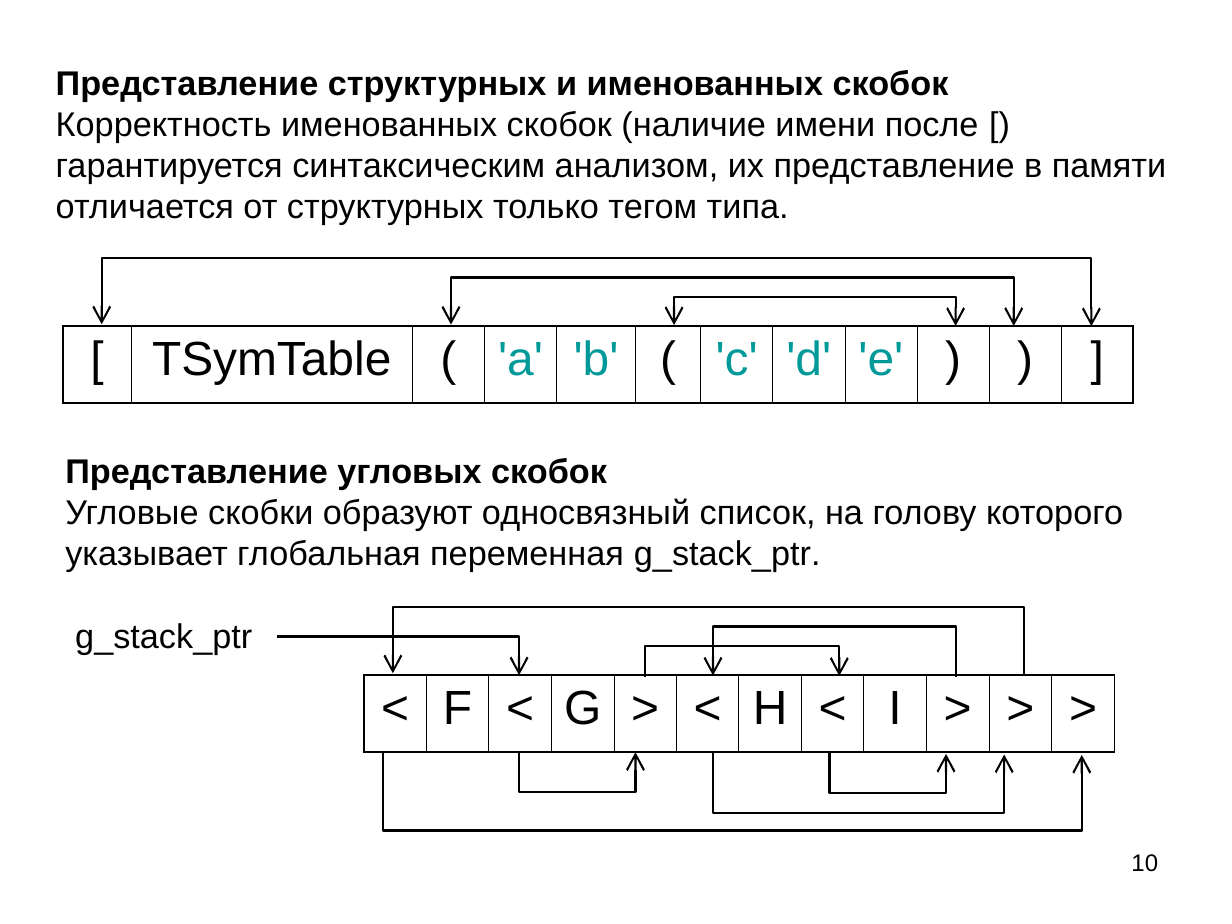
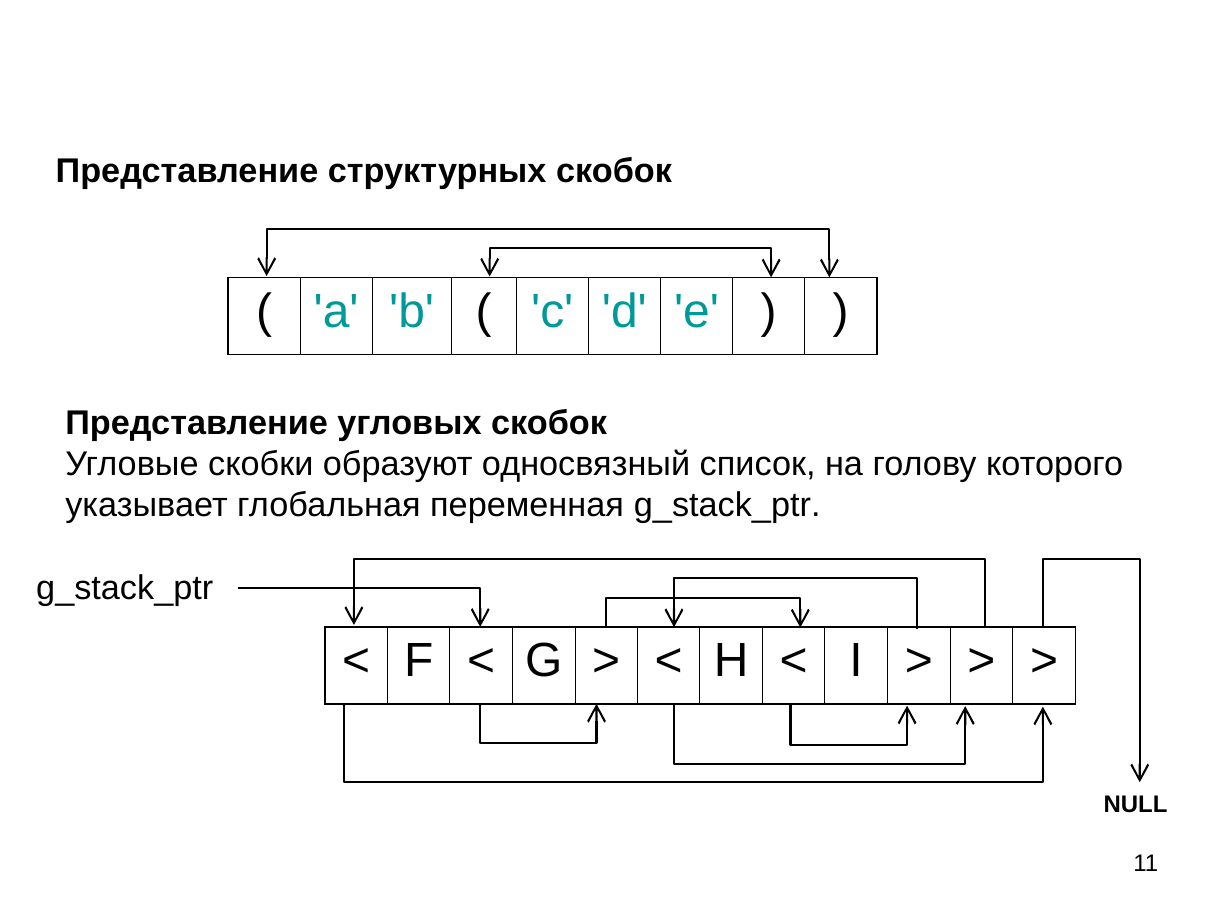
Before and after one commit to bmstu-iu9/refal-5-lambda, a slide deck: slide 11 of doc/Компилятор Простого Рефала.ppt (slide 10 before the commit). Drawn at 1232x924 pixels with LibreOffice and Linux fonts; fonts in the diff are those of the drawing. Boxes give left, top, right and bottom in pixels: in the first picture for what was removed or moved away, otherwise in the second. Text is boxed around its words. In the diff, an @@ line names an element or a change of style, - is before the commit and + after.

```diff
--- a/doc/Компилятор Простого Рефала.ppt
+++ b/doc/Компилятор Простого Рефала.ppt
@@ text removed at (x1=56, y1=70, x2=1166, y2=224) @@
-Представление структурных и именованных скобок
-Корректность именованных скобок (наличие имени после [) гарантируется синтаксическим анализом, их представление в памяти отличается от структурных только тегом типа.
@@ text added at (x1=56, y1=157, x2=672, y2=188), 20 pt, text #000000, bold @@
+Представление структурных скобок
@@ freeform shape resized from (x1=102, y1=259, x2=1092, y2=326) to (x1=266, y1=229, x2=829, y2=277) @@
@@ freeform shape moved from (x1=674, y1=297, x2=956, y2=325) to (x1=489, y1=249, x2=770, y2=277) @@
@@ table at (x1=228, y1=277, x2=880, y2=354) @@
-column 1: [
-column 2: TSymTable
-column 12: ]
@@ table resized from (x1=63, y1=326, x2=1137, y2=403) to (x1=228, y1=277, x2=880, y2=354) @@
@@ freeform shape removed at (x1=451, y1=277, x2=1014, y2=325) @@
@@ text "Представление угловых скобок Угловые скобки ..." moved from (x1=65, y1=458, x2=1123, y2=571) to (x1=65, y1=409, x2=1123, y2=523) @@
@@ freeform shape added at (x1=1044, y1=559, x2=1141, y2=782), outline #000000 1.25 pt @@
@@ 8 freeform shapes, 1 text, 1 table moved together from (x1=75, y1=607, x2=1117, y2=830) to (x1=36, y1=559, x2=1079, y2=782) @@
@@ text added at (x1=1104, y1=795, x2=1168, y2=813), 14 pt, text #000000, bold @@
+NULL
@@ page number at (x1=1133, y1=854, x2=1158, y2=871): text changed @@
-10
+11
```
Also in this commit, not shown: 13 other slides changed, 16 slides added, 4 slides removed, 3 other files.
